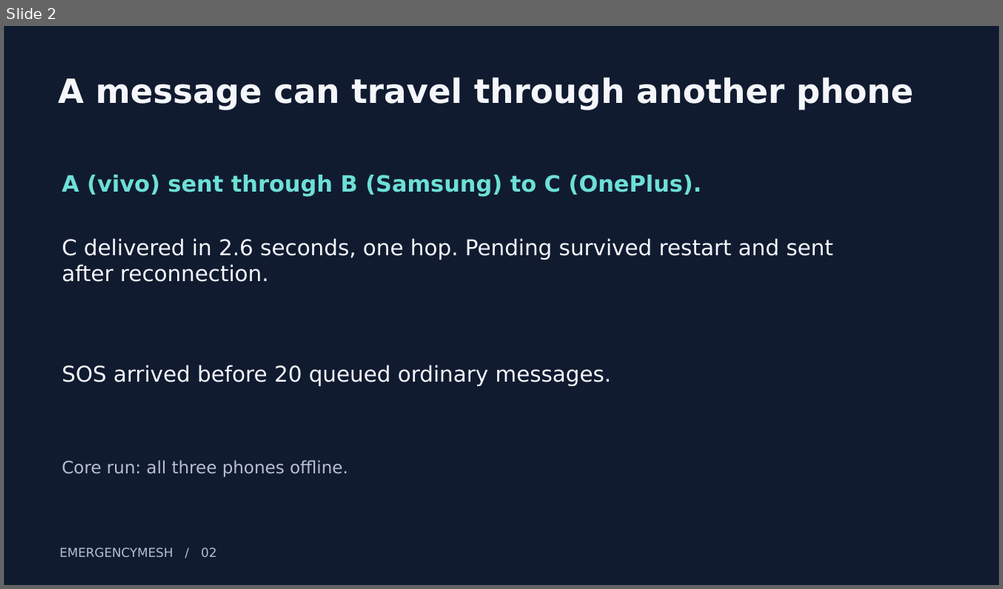
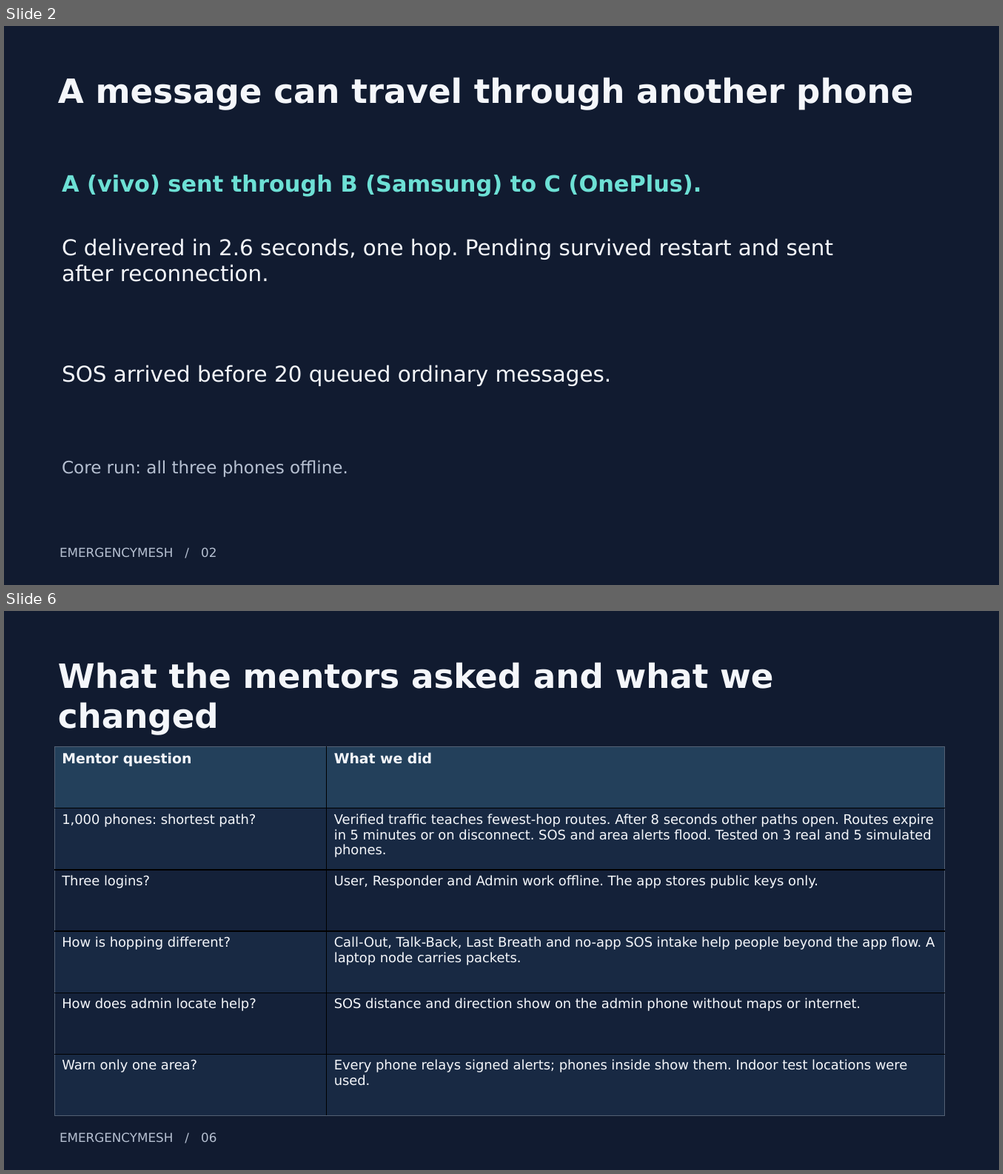
Before and after one commit to cbitosc/HFT26-TEAM-30, a slide deck: docs/TEAM30_SUBMISSION.pptx. Shown one above the other, each under a label of ours: slide 2 before the commit, slides 2 and 6 after it; the slides between them are not shown. The pictures are 1003x589 and 1003x1174 pixels, drawn with LibreOffice and Linux fonts; fonts in the diff are those of the drawing. Boxes give left, top, right and bottom in pixels: in the first picture for what was removed or moved away, otherwise in the second. Text is boxed around its words. In the diff, an @@ line names an element or a change of style, - is before the commit and + after.

```diff
--- a/docs/TEAM30_SUBMISSION.pptx
+++ b/docs/TEAM30_SUBMISSION.pptx
@@ slide 6 added at [4, 611, 999, 1170], background #111B30 @@
@@ text added at [58, 662, 773, 735], 32.2 pt, text #F4F6FA, bold @@
+What the mentors asked and what we changed
@@ table added at [55, 747, 945, 1116], 6 rows, 2 columns @@
+Mentor question | What we did
+1,000 phones: shortest path? | Verified traffic teaches fewest-hop routes. After 8 seconds other paths open. Routes expire in 5 minutes or on disconnect. SOS and area alerts flood. Tested on 3 real and 5 simulated phones.
+Three logins? | User, Responder and Admin work offline. The app stores public keys only.
+How is hopping different? | Call-Out, Talk-Back, Last Breath and no-app SOS intake help people beyond the app flow. A laptop node carries packets.
+How does admin locate help? | SOS distance and direction show on the admin phone without maps or internet.
+Warn only one area? | Every phone relays signed alerts; phones inside show them. Indoor test locations were used.
@@ text added at [60, 1133, 216, 1142], 12 pt, text #B6C0D1 @@
+EMERGENCYMESH / 06
```
Also in this commit, not shown: 1 slide changed, 2 other slides added, 3 slides removed, 2 other files.
